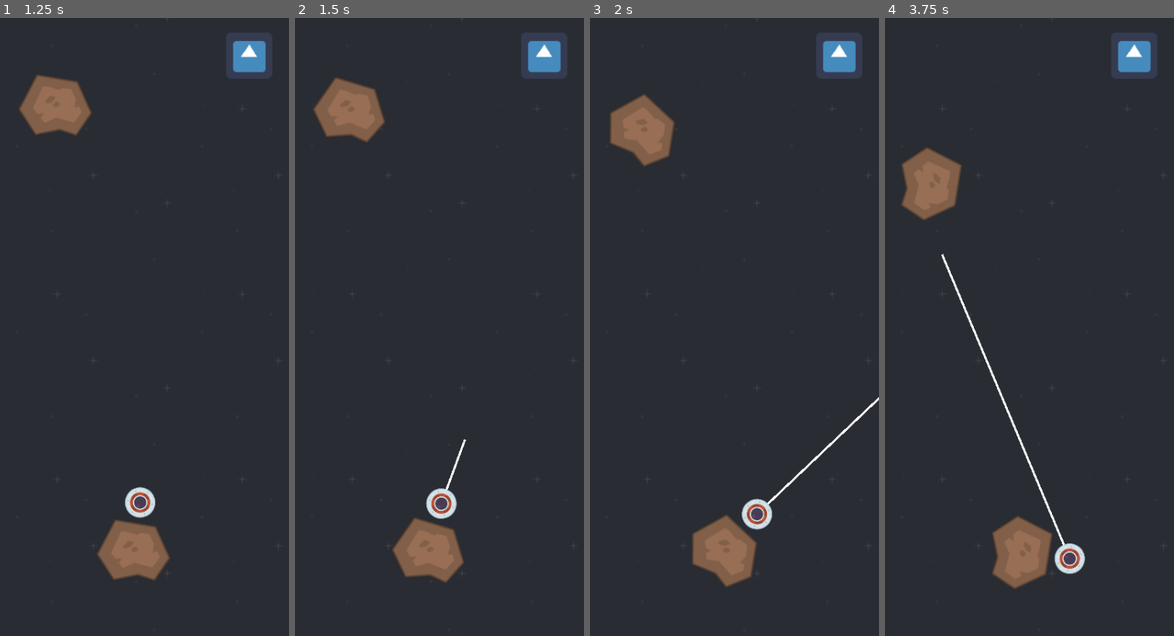
Above: before the commit, frames 1-4 (left to right).
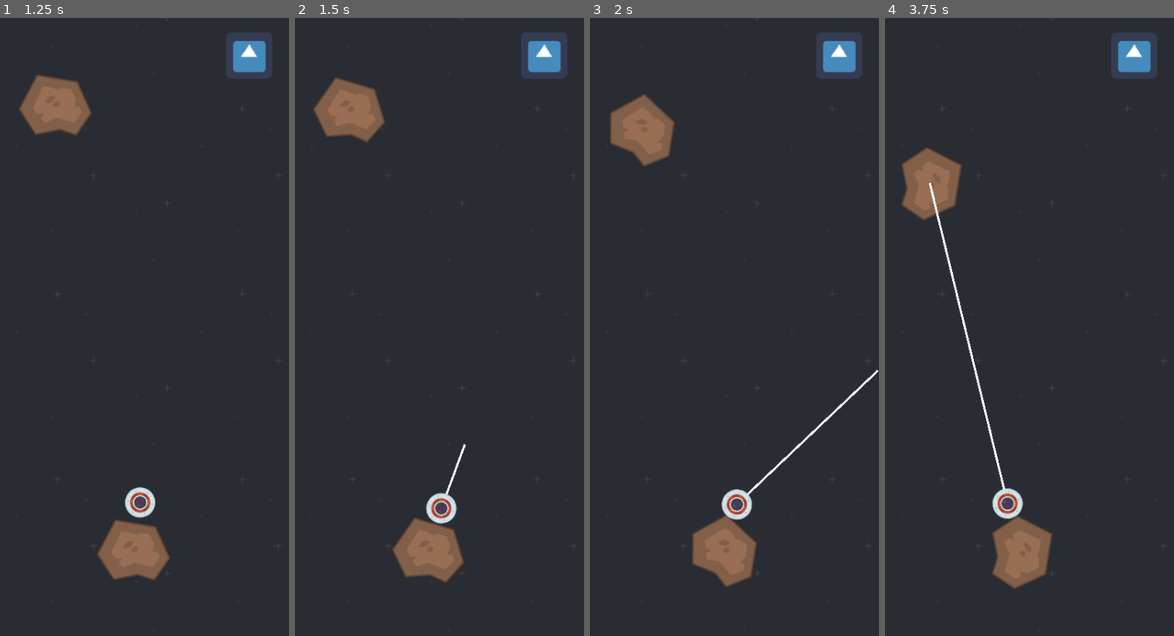
Above: after the commit, the same moments.

Repository: brendankhoury/To-the-moon-and-hack
Game: Godot game, scene res://Src/Main.tscn
Same seed, same stepped clock (60 frames per second), same inputs: the game is played once before the commit and once after it. The engine's default icon, where the game draws it, is replaced by a stand-in: a white triangle on a blue panel in a dark square.
Inputs (mouse positions are in pixels of both pictures, inside the frame that each line leads up to):
- Up to frame 1 (1.25 s): click (248, 55) at 0.5 s
- Up to frame 2 (1.5 s): click (543, 55) at 1.25 s
- Up to frame 3 (2 s): no input
- Up to frame 4 (3.75 s): click (1133, 55) at 2 s; tap Enter at 2.75 s; move the mouse to (1093, 296) at 2.77 s; hold Space (tap) 2.78-3.53 s; move the mouse to (971, 357) at 3.52 s; tap Space (tap) at 3.6 s

Frame 1 is identical in both runs. In frame 2, 0.5% of the frame differs, in the area x 45-60%, y 68-82%; in frame 3, 1.3%; in frame 4, 1.8%, in the area x 15-70%, y 26-90%.

Commit message:
Stop rotating during grapple

Diff:
--- a/Src/Actors/Player.gd
+++ b/Src/Actors/Player.gd
@@ -63,9 +63,19 @@
 func _physics_process(delta: float) -> void:
 	var raycast = get_node("GrappleDetection")
 
-	if !grapple_collided:
+	if !grapple_collided and (Input.is_action_pressed("tap") or is_grappling or grapple_length != MIN_GRAPPLE_LENGTH):
 		#raycast and snap and rotate mouse_dir
-		pass
+		var mouse_raycast: RayCast2D = get_node("Mouse Raycast")
+		mouse_raycast.set_global_position(to_global(mouse_dir))
+		mouse_raycast.set_cast_to(mouse_raycast.to_local(get_parent().get_global_position()))
+#		print(mouse_raycast.get_collision_point())
+		var mouse_collision = mouse_raycast.get_collision_point()
+		set_global_position(mouse_collision + mouse_collision.direction_to(get_global_mouse_position())*PLAYER_WIDTH )
+#		print()
+#		var sprite_edges: Navigation2D = get_parent().get_node("SpriteEdges")
+#		var path = sprite_edges.get_simple_path(
+#			get_parent().to_local(to_global(position)), get_parent().to_local(get_global_mouse_position()))
+#		print(path)
 
 
 	if Input.is_action_just_released("tap"):
@@ -97,17 +107,7 @@
 			grapple_length = MIN_GRAPPLE_LENGTH
 	elif Input.is_action_pressed("tap"):
 		mouse_dir = to_local(get_global_mouse_position()).normalized()
-		var mouse_raycast: RayCast2D = get_node("Mouse Raycast")
-		mouse_raycast.set_global_position(get_global_mouse_position())
-		mouse_raycast.set_cast_to(mouse_raycast.to_local(get_parent().get_global_position()))
-#		print(mouse_raycast.get_collision_point())
-		var mouse_collision = mouse_raycast.get_collision_point()
-		set_global_position(mouse_collision + mouse_collision.direction_to(get_global_mouse_position())*PLAYER_WIDTH )
-#		print()
-#		var sprite_edges: Navigation2D = get_parent().get_node("SpriteEdges")
-#		var path = sprite_edges.get_simple_path(
-#			get_parent().to_local(to_global(position)), get_parent().to_local(get_global_mouse_position()))
-#		print(path)
+
 
 func _on_asteroid_entered(body: Node) -> void:
 	if  asteroid == body:
--- a/Src/Main.tscn
+++ b/Src/Main.tscn
@@ -80,6 +80,7 @@
 
 [node name="AsteroidSpawnTimer" type="Timer" parent="."]
 wait_time = 3.134
+autostart = true
 
 [node name="TextureButton" type="TextureButton" parent="."]
 pause_mode = 2
